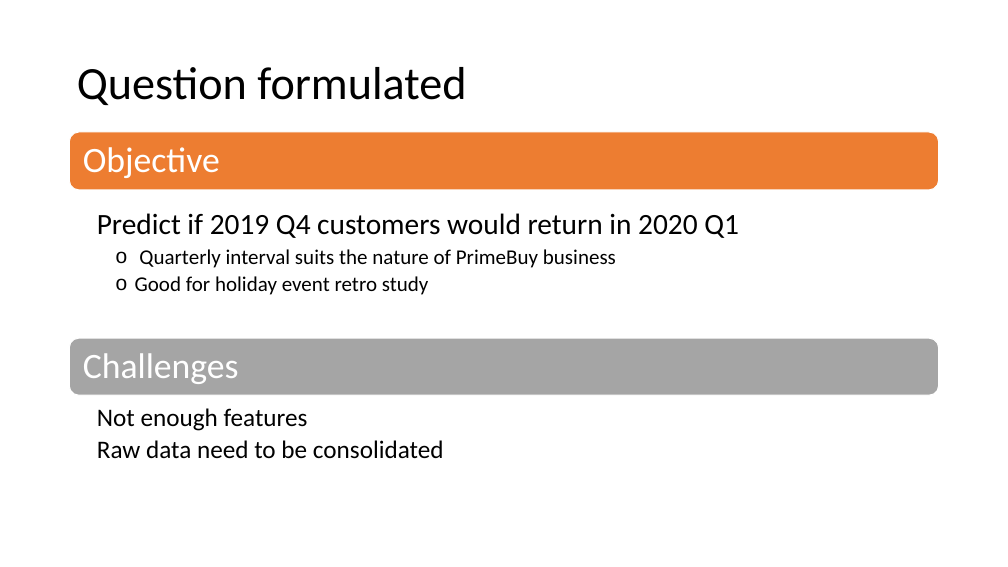
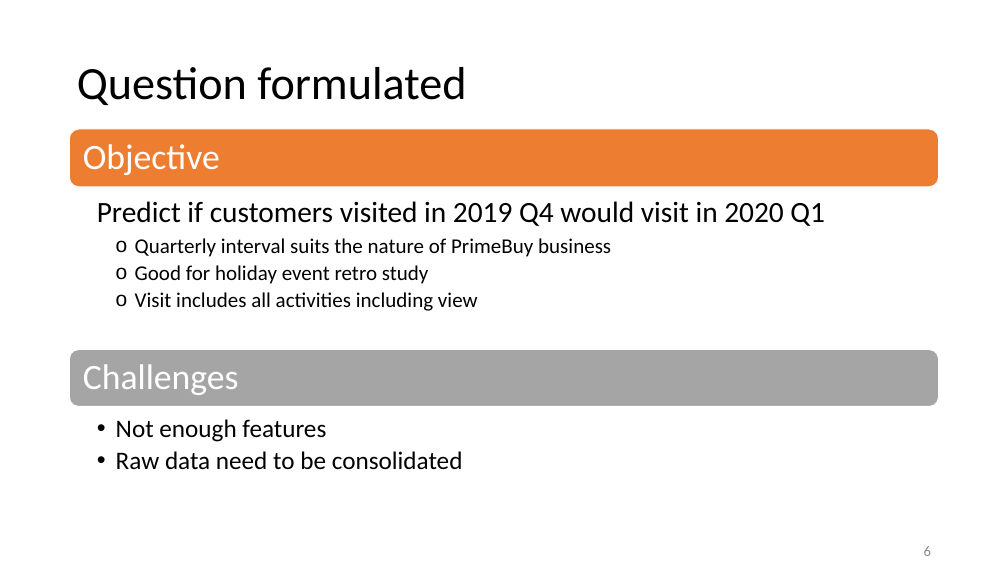
Before and after one commit to yz-joy/user-retention, a slide deck: slide 7 of CustomerRetentionPrediction.pptx (slide 5 before the commit). Drawn at 1008x567 pixels with LibreOffice and Linux fonts; fonts in the diff are those of the drawing. Boxes give left, top, right and bottom in pixels: in the first picture for what was removed or moved away, otherwise in the second. Text is boxed around its words. In the diff, an @@ line names an element or a change of style, - is before the commit and + after.

```diff
--- a/CustomerRetentionPrediction.pptx
+++ b/CustomerRetentionPrediction.pptx
@@ text "Predict if customers visited in ...": place and size @@
-text "Predict if customers visited in ..." at bbox=[97, 213, 739, 295]
+text "Predict if customers visited in ..." at bbox=[97, 201, 825, 311]
@@ text at bbox=[97, 201, 825, 226]: text changed @@
-  Predict if 2019 Q4 customers would return in 2020 Q1
+  Predict if customers visited in 2019 Q4 would visit in 2020 Q1
@@ text at bbox=[135, 292, 478, 311]: paragraph added @@
+    o Visit includes all activities including view
@@ 2 texts, 1 rounded rectangle: place and size @@
-2 texts, 1 rounded rectangle at bbox=[70, 338, 939, 459]
+2 texts, 1 rounded rectangle at bbox=[70, 349, 939, 470]
@@ text "Not enough features" at bbox=[116, 419, 463, 470]: bullet none to • @@
@@ page number added at bbox=[924, 546, 931, 556], 14 pt, text #8C8C8C @@
+6
```
Also in this commit, not shown: 29 other slides changed, 11 slides added, 1 slide removed, 11 other files.
